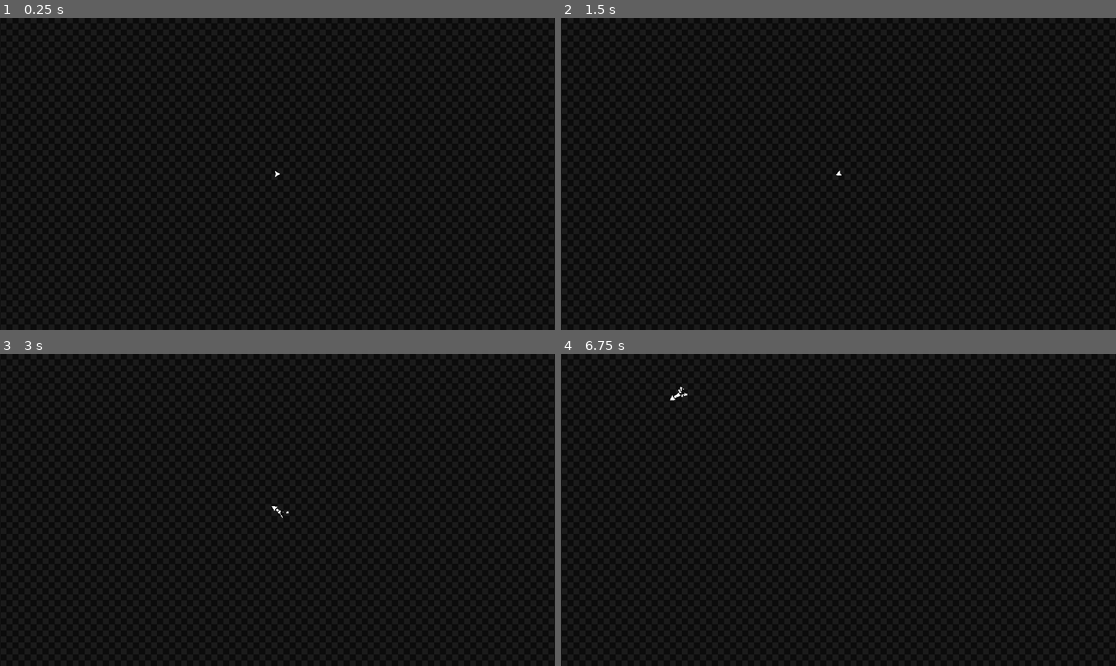
Above: before the commit, frames 1-4 (two rows, left to right).
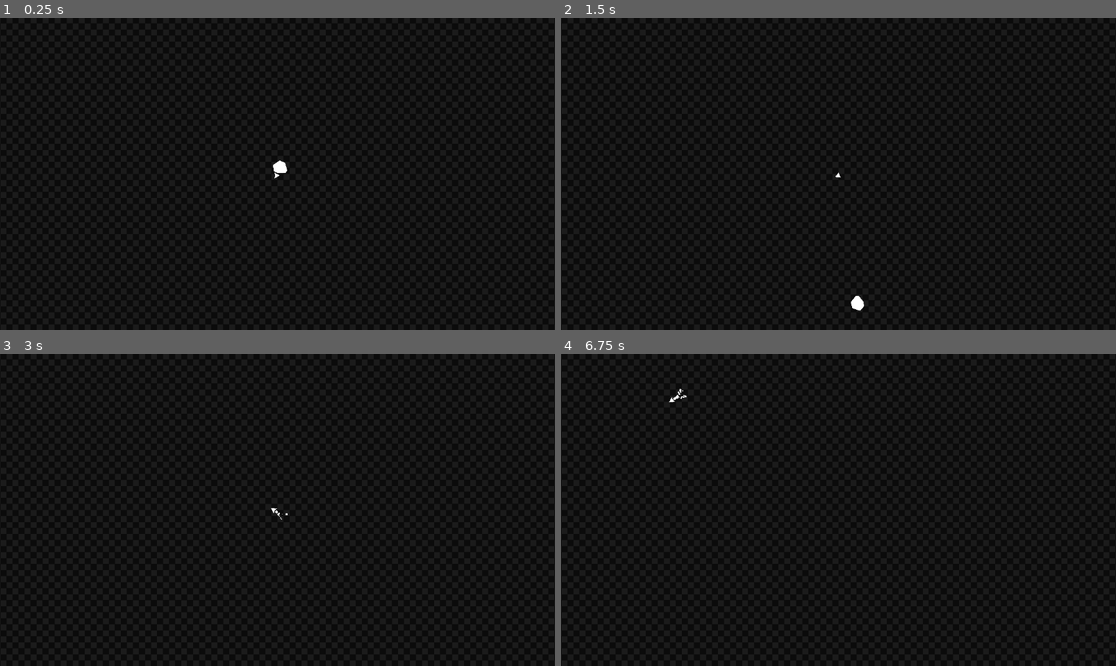
Above: after the commit, the same moments.

Repository: VI6IX/asteroidestroy
Game: Godot game, scene res://scenes/main.tscn
Same seed, same stepped clock (60 frames per second), same inputs: the game is played once before the commit and once after it.
Inputs (mouse positions are in pixels of both pictures, inside the frame that each line leads up to):
- Up to frame 1 (0.25 s): no input
- Up to frame 2 (1.5 s): move the mouse to (960, 158) at 0.52 s; press the mouse at (960, 158) at 0.53 s; hold D (pan_Right) 0.53-1.28 s; move the mouse to (727, 189) at 1.27 s; release the mouse at (727, 189) at 1.28 s; hold A (pan_Left) from 1.28 s (still down); click (727, 189) at 1.35 s
- Up to frame 3 (3 s): tap Enter at 2 s; move the mouse to (333, 441) at 2.02 s; release A (pan_Left) at 2.03 s; press the mouse at (333, 441) at 2.03 s; hold D (pan_Right) 2.03-2.78 s; tap Space at 2.75 s; move the mouse to (249, 572) at 2.77 s; release the mouse at (249, 572) at 2.78 s; hold W (thrust) from 2.78 s (still down); click (249, 572) at 2.85 s
- Up to frame 4 (6.75 s): move the mouse to (1005, 556) at 3.52 s; release W (thrust) at 3.53 s; press the mouse at (1005, 556) at 3.53 s; hold A (pan_Left) 3.53-5.78 s; tap Enter at 4.25, 6.5 s; move the mouse to (672, 463) at 4.27 s; release the mouse at (672, 463) at 4.28 s; click (672, 463) at 4.35 s; move the mouse to (866, 510) at 5.02 s; press the mouse at (866, 510) at 5.03 s; tap Space at 5.75 s; move the mouse to (755, 432) at 5.77 s; release the mouse at (755, 432) at 5.78 s; hold D (pan_Right) 5.78-6.53 s; click (755, 432) at 5.85 s; move the mouse to (960, 494) at 6.52 s; press the mouse at (960, 494) at 6.53 s; hold W (thrust) from 6.53 s (still down)

The runs differ from the first frame. In frame 1, less than 0.1% of the frame differs, in the area x 49-52%, y 45-52%; in frame 2, 0.1%, in the area x 49-55%, y 48-94%; in frame 3, less than 0.1%; in frame 4, less than 0.1%.

Commit message:
feat: add Asteroid Spawner scene

Diff:
--- /dev/null
+++ b/scenes/asteroid_spawner.tscn
@@ -0,0 +1,6 @@
+[gd_scene load_steps=2 format=3 uid="uid://cobe1su6w6kvs"]
+
+[ext_resource type="Script" uid="uid://c3p76xktvxtn8" path="res://scripts/asteroid_spawner.gd" id="1_l5w2k"]
+
+[node name="Asteroid Spawner" type="Node2D"]
+script = ExtResource("1_l5w2k")
--- a/scenes/main.tscn
+++ b/scenes/main.tscn
@@ -1,7 +1,8 @@
-[gd_scene load_steps=3 format=3 uid="uid://d3ywxnuywqkas"]
+[gd_scene load_steps=4 format=3 uid="uid://d3ywxnuywqkas"]
 
 [ext_resource type="Texture2D" uid="uid://bwjh8jchtqmkd" path="res://sprites/Checkers.jpg" id="1_sugp2"]
 [ext_resource type="PackedScene" uid="uid://da4a51vt5oopy" path="res://scenes/player.tscn" id="2_0wfyh"]
+[ext_resource type="PackedScene" uid="uid://cobe1su6w6kvs" path="res://scenes/asteroid_spawner.tscn" id="3_sugp2"]
 
 [node name="Main" type="Node2D"]
 
@@ -17,3 +18,5 @@
 
 [node name="Camera2D" type="Camera2D" parent="."]
 zoom = Vector2(0.5, 0.5)
+
+[node name="Asteroid Spawner" parent="." instance=ExtResource("3_sugp2")]
--- a/scenes/player.tscn
+++ b/scenes/player.tscn
@@ -28,5 +28,5 @@
 unique_name_in_owner = true
 position = Vector2(-8, 0)
 
-[node name="Wrap Component" parent="." node_paths=PackedStringArray("COMPONENT_PARENT") instance=ExtResource("2_qhqgy")]
+[node name="component_wrap" parent="." node_paths=PackedStringArray("COMPONENT_PARENT") instance=ExtResource("2_qhqgy")]
 COMPONENT_PARENT = NodePath("..")
--- /dev/null
+++ b/scripts/asteroid_spawner.gd
@@ -0,0 +1,18 @@
+extends Node2D
+
+@onready var ASTEROID := preload("res://scenes/asteroid.tscn");
+
+@export var asteroid_limit : int = 2;
+@export var asteroid_count : int = 0;
+
+
+func Instantiate_Asteroid():
+	var asteroid_instance = ASTEROID.instantiate();
+	add_child(asteroid_instance);
+	pass
+
+func _ready() -> void:
+	Instantiate_Asteroid();
+
+func _process(_delta: float) -> void:
+	pass
Not shown, added: scripts/asteroid_spawner.gd.uid
